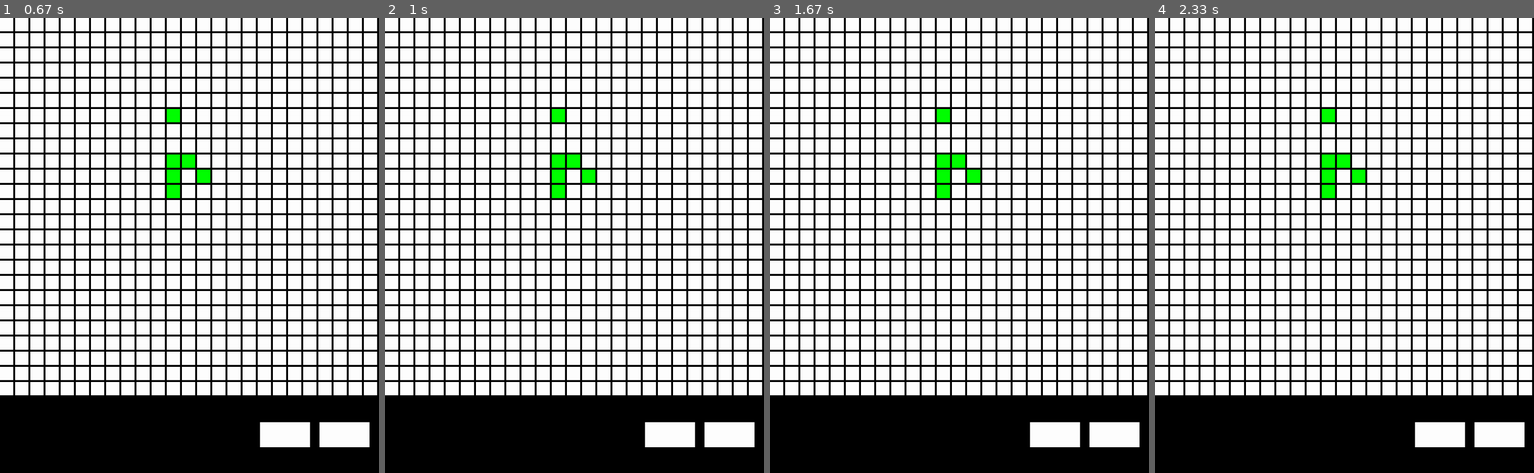
Above: before the commit, frames 1-4 (left to right).
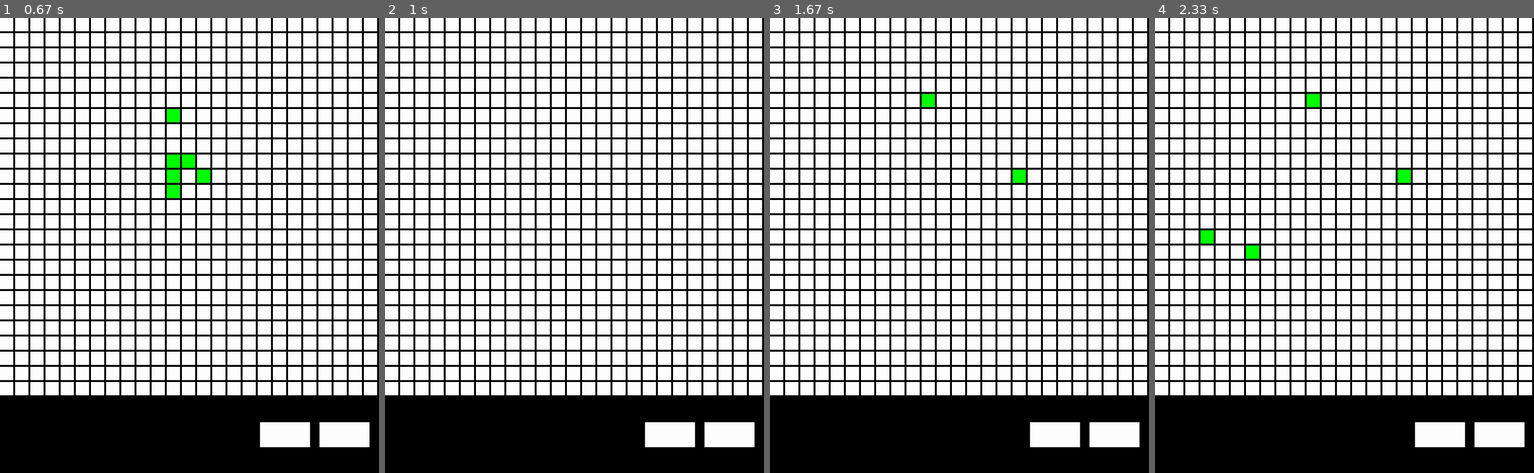
Above: after the commit, the same moments.

Repository: bloominstituteoftechnology/CS-Build-Week-1
Game: pygame game, started from draft.py
Same seed, same stepped clock (60 frames per second), same inputs: the game is played once before the commit and once after it.
Inputs (mouse positions are in pixels of both pictures, inside the frame that each line leads up to):
- Up to frame 1 (0.67 s): press the mouse at (344, 436) at 0.37 s; move the mouse to (257, 277) at 0.47 s; release the mouse at (174, 122) at 0.6 s
- Up to frame 2 (1 s): click (669, 436) at 0.72 s
- Up to frame 3 (1.67 s): press the mouse at (1054, 436) at 1.03 s; move the mouse to (1035, 309) at 1.13 s; release the mouse at (1020, 181) at 1.27 s; press the mouse at (1054, 436) at 1.37 s; move the mouse to (993, 263) at 1.47 s; release the mouse at (929, 95) at 1.6 s
- Up to frame 4 (2.33 s): press the mouse at (1499, 436) at 1.7 s; move the mouse to (1352, 331) at 1.8 s; release the mouse at (1204, 231) at 1.93 s; click (1253, 250) at 2.05 s

Frame 1 is identical in both runs. In frame 2, 0.6% of the frame differs, in the area x 44-56%, y 20-40%; in frame 3, 0.9%; in frame 4, 1.1%, in the area x 12-68%, y 16-53%.

Commit message:
Playback and Clear grid functionality implemented

Diff:
--- a/draft.py
+++ b/draft.py
@@ -99,12 +99,15 @@
             if event.type == pygame.QUIT:
                 return 0
             if event.type == pygame.MOUSEBUTTONUP:
-                x = pygame.mouse.get_pos()[0]
-                y = pygame.mouse.get_pos()[1]
-                if y > WINDOW:
+                pos = pygame.mouse.get_pos()
+                x = pos[0]
+                y = pos[1]
+                if PLAYBACK_BUTTON.collidepoint(x, y):
                     print(f"X: {x} Y: {y}")
                     edit = not edit
-                if edit and y < WINDOW:
+                elif edit and CLEAR_BUTTON.collidepoint(x,y):
+                    l = [ [0] * max for i in range(max) ]
+                elif edit and y < WINDOW:
                     x2 = int(x / (CELL_SIZE + 5))
                     y2 = int(y / (CELL_SIZE + 5))
                     print(f"X:{x2} Y:{y2}")
